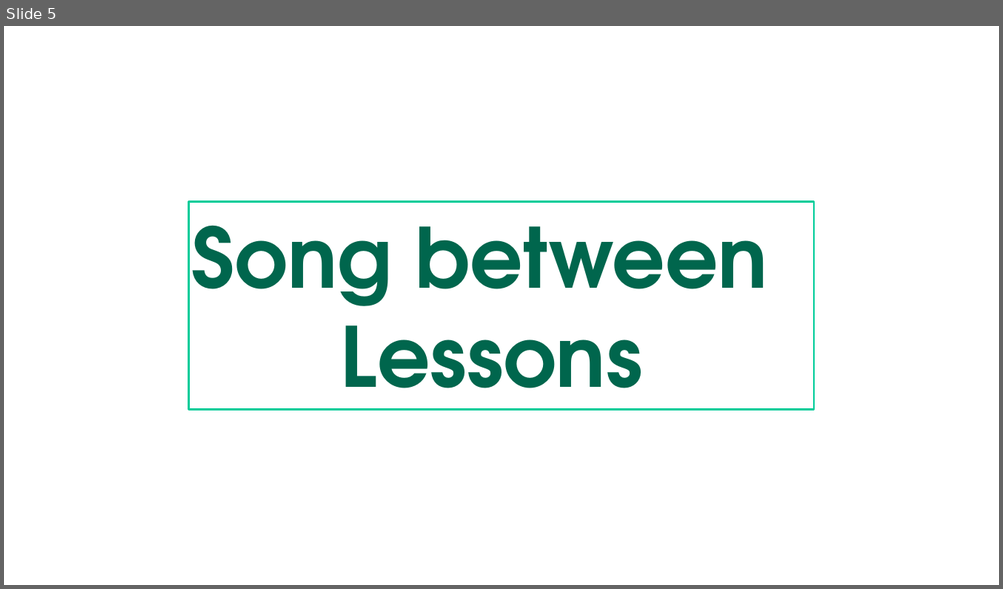
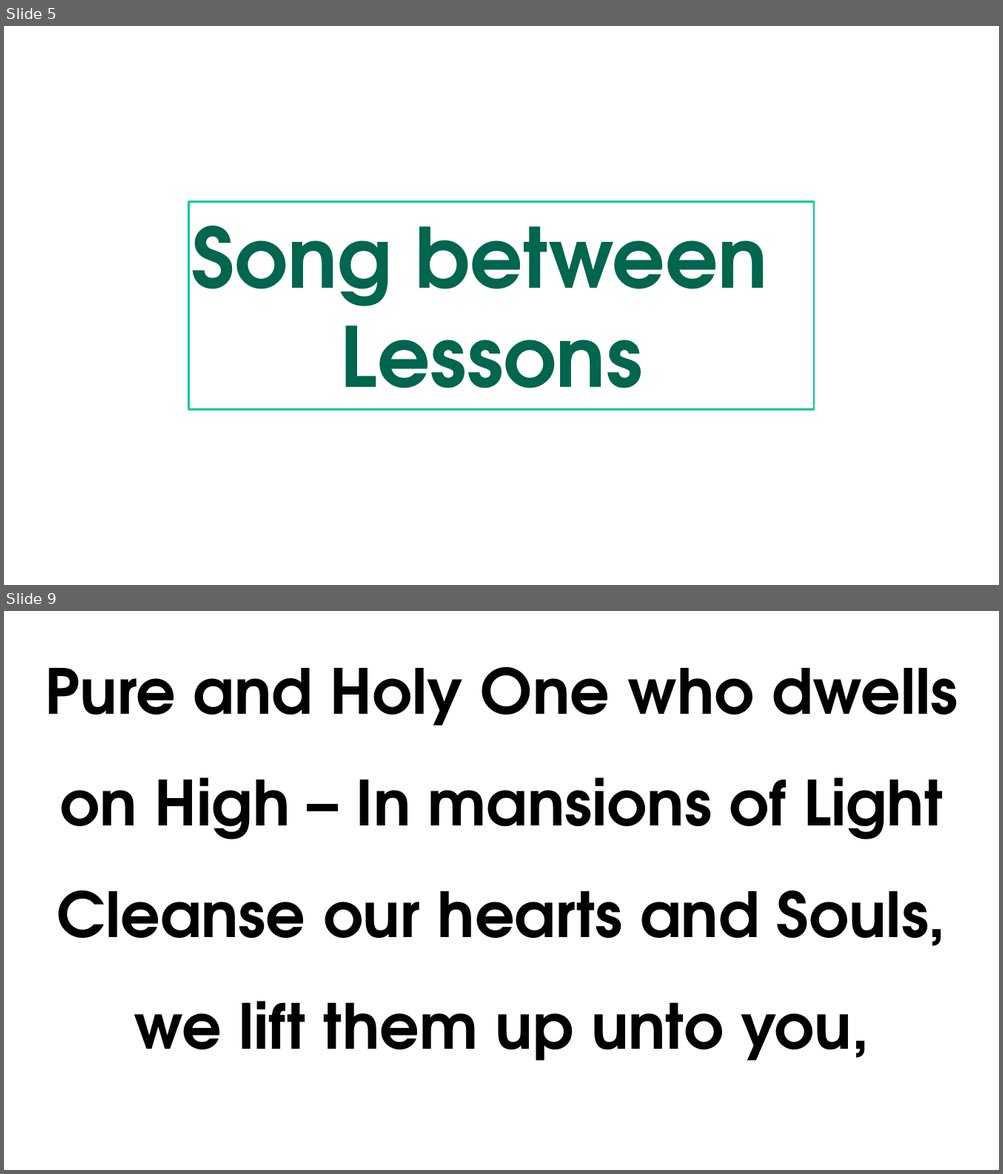
Before and after one commit to gijocode/Church_PPT_Utility, a slide deck: templates/english_arial_service_template.pptx. Shown one above the other, each under a label of ours: slide 5 before the commit, slides 5 and 9 after it; the slides between them are not shown. The pictures are 1003x589 and 1003x1174 pixels, drawn with LibreOffice and Linux fonts; fonts in the diff are those of the drawing. Boxes give left, top, right and bottom in pixels: in the first picture for what was removed or moved away, otherwise in the second. Text is boxed around its words. In the diff, an @@ line names an element or a change of style, - is before the commit and + after.

```diff
--- a/templates/english_arial_service_template.pptx
+++ b/templates/english_arial_service_template.pptx
@@ slide 9 added at [4, 611, 999, 1170], background #FFFFFF @@
@@ text added at [45, 667, 957, 1061], 60 pt, text #000000, bold @@
+Pure and Holy One who dwells on High – In mansions of Light
+Cleanse our hearts and Souls, we lift them up unto you,
```
Also in this commit, not shown: 3 other slides added.
